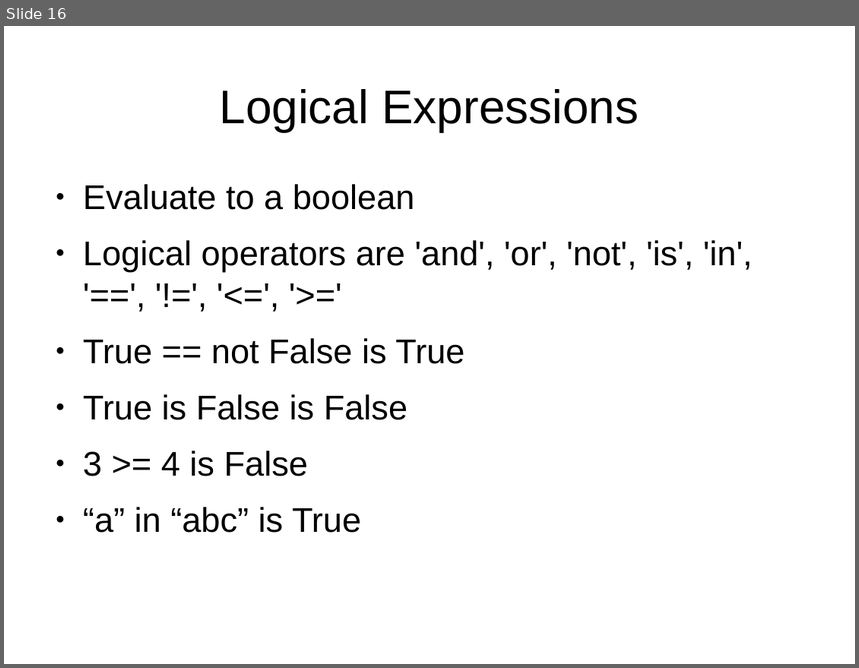
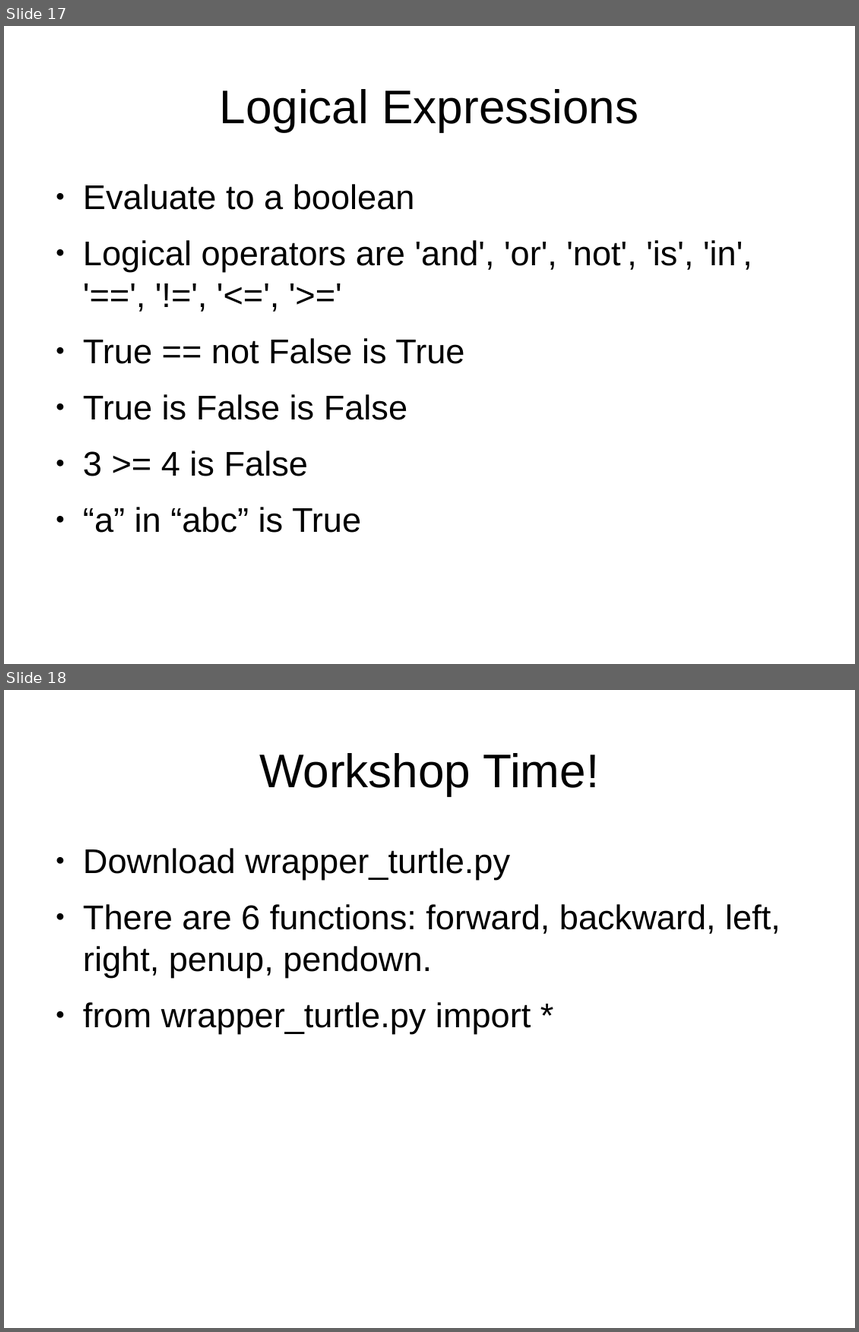
Before and after one commit to bradfordbarr/HacDC-Intro-to-Programming, a slide deck: class_0/class0.odp. Shown one above the other, each under a label of ours: slide 16 before the commit, slides 17 and 18 after it. The pictures are 859x668 and 859x1332 pixels, drawn with LibreOffice and Linux fonts; fonts in the diff are those of the drawing. Boxes give left, top, right and bottom in pixels: in the first picture for what was removed or moved away, otherwise in the second. Text is boxed around its words. In the diff, an @@ line names an element or a change of style, - is before the commit and + after.

Commit message:
Added screenshots for IDLE
- Added the screenshots for IDLE's quirky things
- Added brief instructions for workshop slide
- commented wrapper_turtle.py, lol. (it could help illustrate the help()
  function in the interpreter)
- slowed down pong.py (and I still can't keep up... with myself?)

--r.

```diff
--- a/class_0/class0.odp
+++ b/class_0/class0.odp
@@ slide 18 added at <box>4,690,855,1328</box>, background #FFFFFF @@
@@ title added at <box>259,753,599,796</box>, 44 pt, text #000000 @@
+Workshop Time!
@@ text added at <box>83,848,781,1034</box>, 32 pt, text #000000 @@
+● Download wrapper_turtle.py
+● There are 6 functions: forward, backward, left, right, penup, pendown.
+● from wrapper_turtle.py import *
@@ what was slide 16 is now slide 17 @@
```
Also in this commit, not shown: 3 slides changed, 1 other slide added, 1 slide removed, 2 other files.
